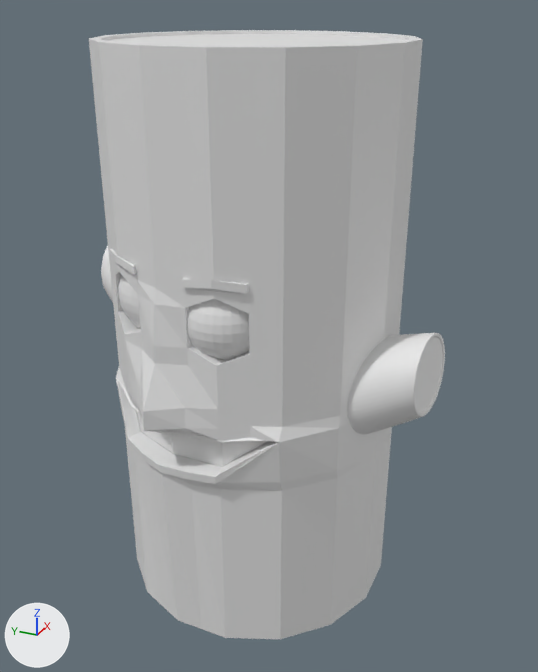
An edit to the Blender file log.blend, drawn before and after from the same camera.
One viewpoint serves both versions: a camera (50 mm lens) standing at (-3.82, -1.64, 3.06) and looking at (-0.43, -0.12, 1.37). The axes (+X, +Y, +Z) are drawn at lower left. The lights are the same throughout.

Before the edit, the objects in view are built like this:
```python
ob_cylinder_002 = bpy.data.objects.new('Cylinder.002', me_cylinder_005)
ob_cylinder_002.location = (-0.318, 0.736, 1.504)
ob_cylinder_002.rotation_euler = (-1.059, -0.08, -0.134)  # degrees (-61, -4.6, -7.7)
ob_cylinder_002.scale = (0.214, 0.214, 0.191)
ob_log_body = bpy.data.objects.new('log_body', me_cylinder_003)
ob_log_body.location = (-0.39, -0.035, 1.37)
ob_log_body.rotation_euler = (0.0, 0.0, 0.19)  # degrees (0, 0, 11)
ob_log_body.scale = (0.773, 0.773, 1.51)
ob_log_left_arm = bpy.data.objects.new('log_left_arm', me_cylinder_004)
ob_log_left_arm.location = (-0.542, -0.865, 1.307)
ob_log_left_arm.rotation_euler = (-2.0, 0.173, -0.188)  # degrees (-115, 10, -11)
ob_log_left_arm.scale = (0.214, 0.214, 0.191)
ob_sphere = bpy.data.objects.new('Sphere', me_sphere)
ob_sphere.location = (-0.815, 0.302, 1.693)
ob_sphere.scale = (0.218, 0.218, 0.218)
ob_sphere_001 = bpy.data.objects.new('Sphere.001', me_sphere_001)
ob_sphere_001.location = (-0.949, -0.132, 1.69)
ob_sphere_001.scale = (0.218, 0.218, 0.218)
```
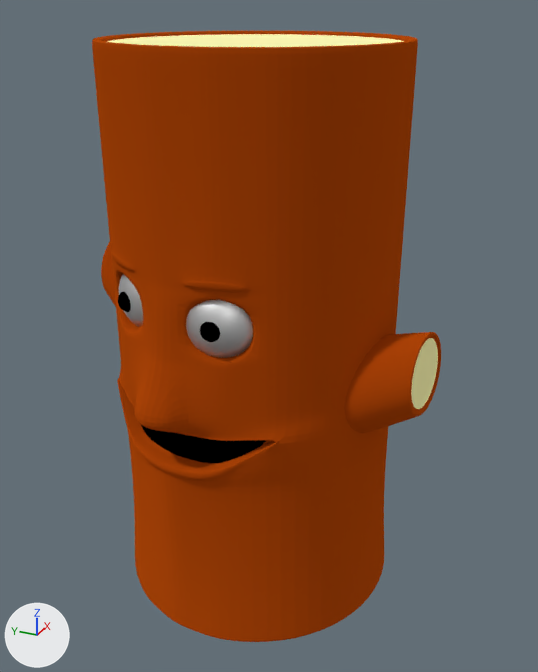
Changed parts and their boxes (x1, y1, x2, y2) in the pictures (538 x 672 px):
'log_body', reshaped, modifiers changed: before (89, 30, 423, 639); after (92, 31, 418, 642)
'log_left_arm', reshaped, moved: before (348, 333, 445, 434); after (345, 332, 441, 433)
'Sphere.001', recoloured: (186, 298, 253, 360) in both
'Sphere', recoloured: (118, 274, 143, 328) in both
'Sphere.003', added: after (200, 322, 220, 342)
'Sphere.002', added: after (118, 292, 131, 312)
part 1 of me_cylinder_003, built on: before (136, 333, 277, 475); after (119, 331, 384, 642)
part 2 of me_cylinder_003, added: after (92, 34, 418, 259)
part 3 of me_cylinder_003, recoloured: before (89, 30, 421, 491); after (93, 31, 417, 503)
part 4 of me_cylinder_004, built on: before (417, 346, 439, 403); after (411, 338, 438, 409)
part 5 of me_cylinder_004, recoloured: (348, 334, 430, 425) in both
part 6 of me_cylinder_005, recoloured: (101, 246, 113, 302) in both

Edits to the bpy script that builds the scene:
```text
Add mat_eyes:
    mat_eyes = bpy.data.materials.new('Eyes')
    mat_eyes.use_nodes = True; mat_eyes.node_tree.nodes.clear()
    _N = mat_eyes.node_tree.nodes; _L = mat_eyes.node_tree.links
    n0 = _N.new('ShaderNodeOutputMaterial'); n0.name = 'Material Output'
    n1 = _N.new('ShaderNodeBsdfAnisotropic'); n1.name = 'Glossy BSDF'
    n1.distribution = 'GGX'
    _L.new(n1.outputs[0], n0.inputs[0])  # 'BSDF' to 'Surface'
Add mat_bark:
    mat_bark = diffuse_material('Bark')
    mat_bark.base_color = (0.458, 0.0655, 0.00269)  # orange #b44809
    mat_bark.roughness = 0.5
Add mat_black:
    mat_black = bpy.data.materials.new('Black')
    mat_black.use_nodes = True; mat_black.node_tree.nodes.clear()
    _N = mat_black.node_tree.nodes; _L = mat_black.node_tree.links
    n0 = _N.new('ShaderNodeOutputMaterial'); n0.name = 'Material Output'
    n1 = _N.new('ShaderNodeVolumeAbsorption'); n1.name = 'Volume Absorption'
    n1.inputs[0].default_value = (0.0, 0.0, 0.0, 1.0)  # 'Color', black #000000
    _L.new(n1.outputs[0], n0.inputs[0])  # 'Volume' to 'Surface'
Change me_cylinder_003:
    used by ob_log_body; location = (-0.39, -0.035, 1.37); rotation_euler = (0.0, 0.0, 0.19), in degrees (0, 0, 11); scale = (0.773, 0.773, 1.51)
    remove me_cylinder_003.from_pydata(...)  # 448 vertices, 440 faces; spans x -1.12..1.0, y -1.0..1.01, z -1.0..1.0
    add me_cylinder_003.from_pydata(...)  # 612 vertices, 602 faces; spans x -1.16..1.05, y -1.05..1.05, z -1.0..1.0
    me_cylinder_003 part 1: 62 vertices moved from x -1.0..1.0, y -1.0..1.0, z -1.0..0.1 to x -1.04..1.05, y -1.05..1.05, z -0.99..0.1; 2 vertices removed from x -1.12, y 0.43..0.44, z -0.12..-0.05; 106 vertices added at x -1.16..1.05, y -1.05..1.05, z -1.0..-0.05
    me_cylinder_003 part 2: 60 vertices added at x -1.0..1.0, y -1.0..1.0, z 0.99..1.0
    me_cylinder_003 part 3: 352 faces spanning x -1.06..1.05, y -1.05..1.05, z -0.99..1.0 switch from no material to mat_bark (orange #b44809)
    add me_cylinder_003.materials.append(mat_black)
    add me_cylinder_003.materials.append(mat_material)  # beige #fdf9b4
Change me_cylinder_004:
    used by ob_log_left_arm; location = (-0.542, -0.865, 1.307); rotation_euler = (-2.0, 0.173, -0.188), in degrees (-115, 10, -11); scale = (0.214, 0.214, 0.191)
    remove me_cylinder_004.from_pydata(...)  # 128 vertices, 114 faces; spans x -1.25..1.31, y -1.13..1.25, z -1.4..1.42
    add me_cylinder_004.from_pydata(...)  # 144 vertices, 130 faces; spans x -1.25..1.31, y -1.13..1.25, z -1.4..1.42
    me_cylinder_004 part 4
    1 face is deleted
    16 vertices are added at x -0.81..0.81, y -0.77..0.75, z -1.28..-0.63
    17 new faces join them, mat_material (beige #fdf9b4)
    me_cylinder_004 part 5: 113 faces spanning x -1.25..1.31, y -1.13..1.25, z -1.4..1.42 switch from no material to mat_bark (orange #b44809)
    add me_cylinder_004.materials.append(mat_material)  # beige #fdf9b4
Change me_cylinder_005:
    used by ob_cylinder_002; location = (-0.318, 0.736, 1.504); rotation_euler = (-1.059, -0.08, -0.134), in degrees (-61, -4.6, -7.7); scale = (0.214, 0.214, 0.191)
    remove me_cylinder_005.from_pydata(...)  # 128 vertices, 114 faces; spans x -1.35..1.26, y -1.0..1.34, z -1.36..1.5
    add me_cylinder_005.from_pydata(...)  # 160 vertices, 146 faces; spans x -1.35..1.26, y -1.0..1.34, z -1.36..1.5
    me_cylinder_005 part 6: 113 faces spanning x -1.35..1.26, y -1.0..1.34, z -1.36..1.5 switch from no material to mat_bark (orange #b44809)
    add me_cylinder_005.materials.append(mat_material)  # beige #fdf9b4
Change me_sphere:
    where me_sphere.from_pydata(...)  # 482 vertices, 512 faces; spans x -1.0..1.0, y -1.0..1.0, z -1.0..1.0
    add me_sphere.materials.append(mat_eyes)
Change me_sphere_001:
    where me_sphere_001.from_pydata(...)  # 482 vertices, 512 faces; spans x -1.0..1.0, y -1.0..1.0, z -1.0..1.0
    add me_sphere_001.materials.append(mat_eyes)
Change ob_log_body:
    add _m = ob_log_body.modifiers.new('Subdivision', 'SUBSURF')
    add _m.levels = 4
    add _m.render_levels = 4
Change ob_log_left_arm:
    ob_log_left_arm.location: (-0.542, -0.865, 1.307) -> (-0.542, -0.846, 1.307)
Add ob_sphere_003:
    ob_sphere_003 = bpy.data.objects.new('Sphere.003', me_sphere_003)  # a UV sphere (32 segments, 16 rings, poles along z) spanning x -1.0..1.0, y -1.0..1.0, z -1.0..1.0
    ob_sphere_003.location = (-1.127, -0.154, 1.693)
    ob_sphere_003.scale = (-0.0578, -0.0578, -0.0578)
Add ob_sphere_002:
    ob_sphere_002 = bpy.data.objects.new('Sphere.002', me_sphere_003.copy())
    ob_sphere_002.location = (-0.979, 0.386, 1.69)
    ob_sphere_002.scale = (-0.0578, -0.0578, -0.0578)
```
